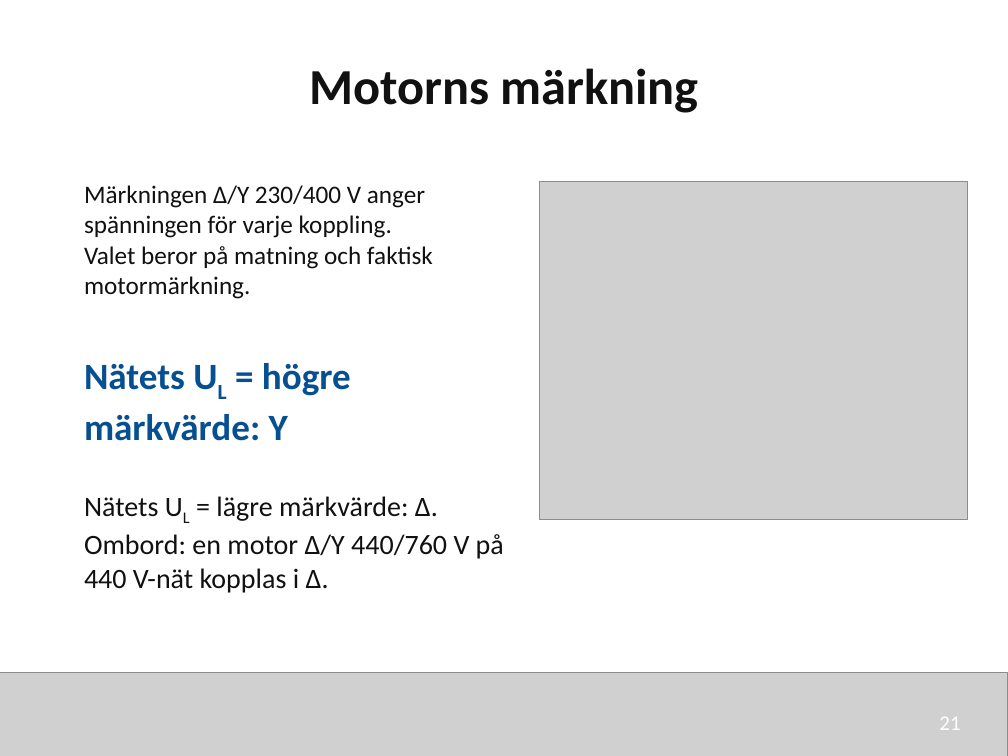
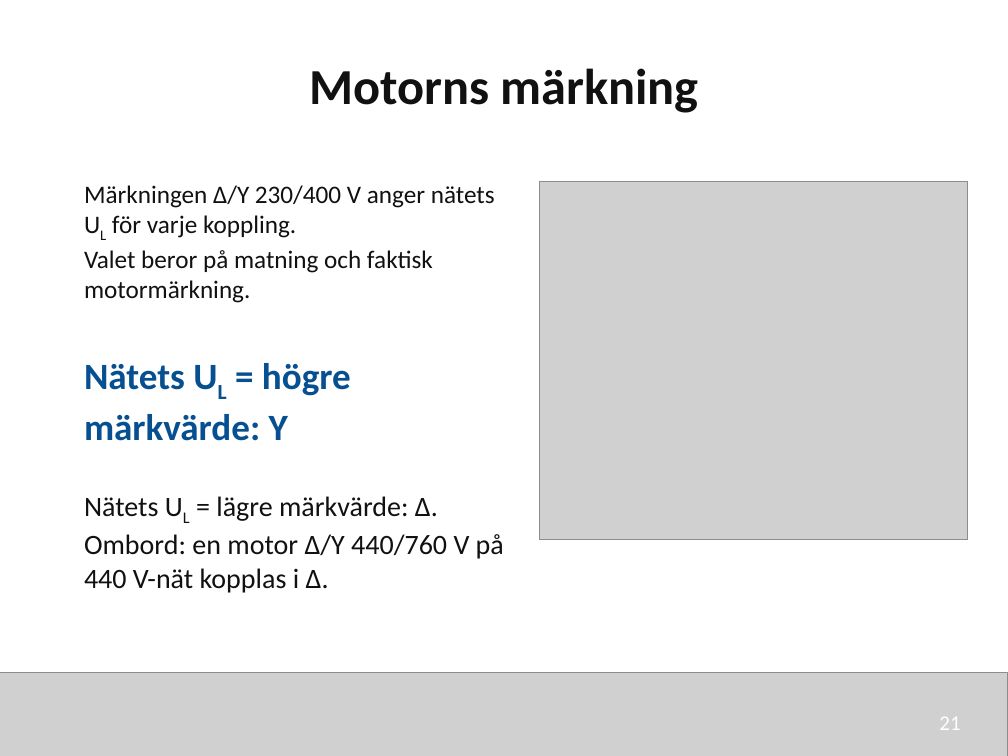
Before and after one commit to nj22az/nj22az.github.io, a slide deck: slide 21 of sjoskolan/vecka-41/aktuell/v41_02_Y_och_trefaseffekt_elev.pptx. Drawn at 1008x756 pixels with LibreOffice and Linux fonts; fonts in the diff are those of the drawing; grey boxes stand for pictures. Boxes give left, top, right and bottom in pixels: in the first picture for what was removed or moved away, otherwise in the second. Text is boxed around its words. In the diff, an @@ line names an element or a change of style, - is before the commit and + after.

```diff
--- a/sjoskolan/vecka-41/aktuell/v41_02_Y_och_trefaseffekt_elev.pptx
+++ b/sjoskolan/vecka-41/aktuell/v41_02_Y_och_trefaseffekt_elev.pptx
@@ text at (x1=84, y1=185, x2=495, y2=238): text changed @@
-Märkningen Δ/Y 230/400 V anger spänningen för varje koppling.
+Märkningen Δ/Y 230/400 V anger nätets UL för varje koppling.
@@ picture resized from (x1=539, y1=181, x2=968, y2=520) to (x1=539, y1=181, x2=968, y2=540) @@
```
Also in this commit, not shown: 2 other slides changed, 17 other files.
